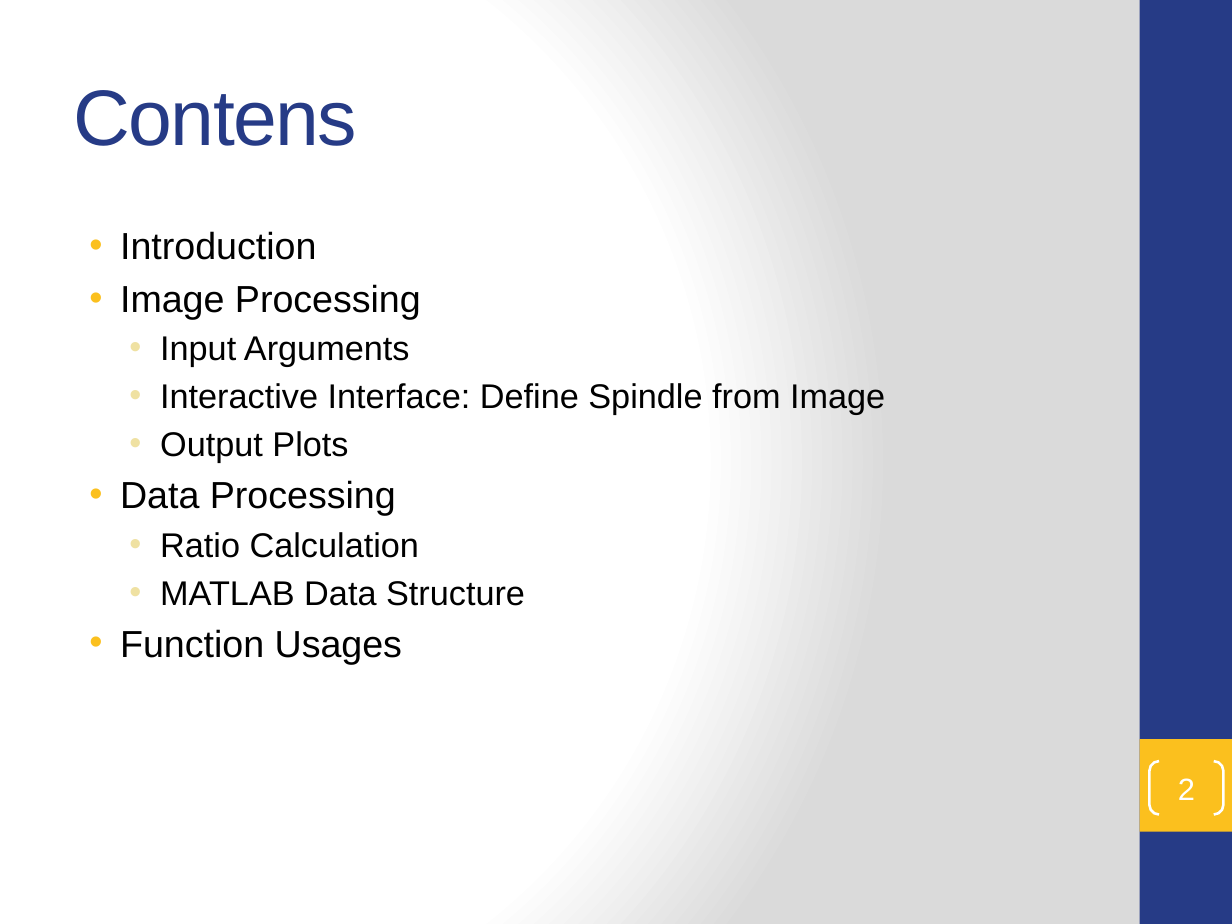
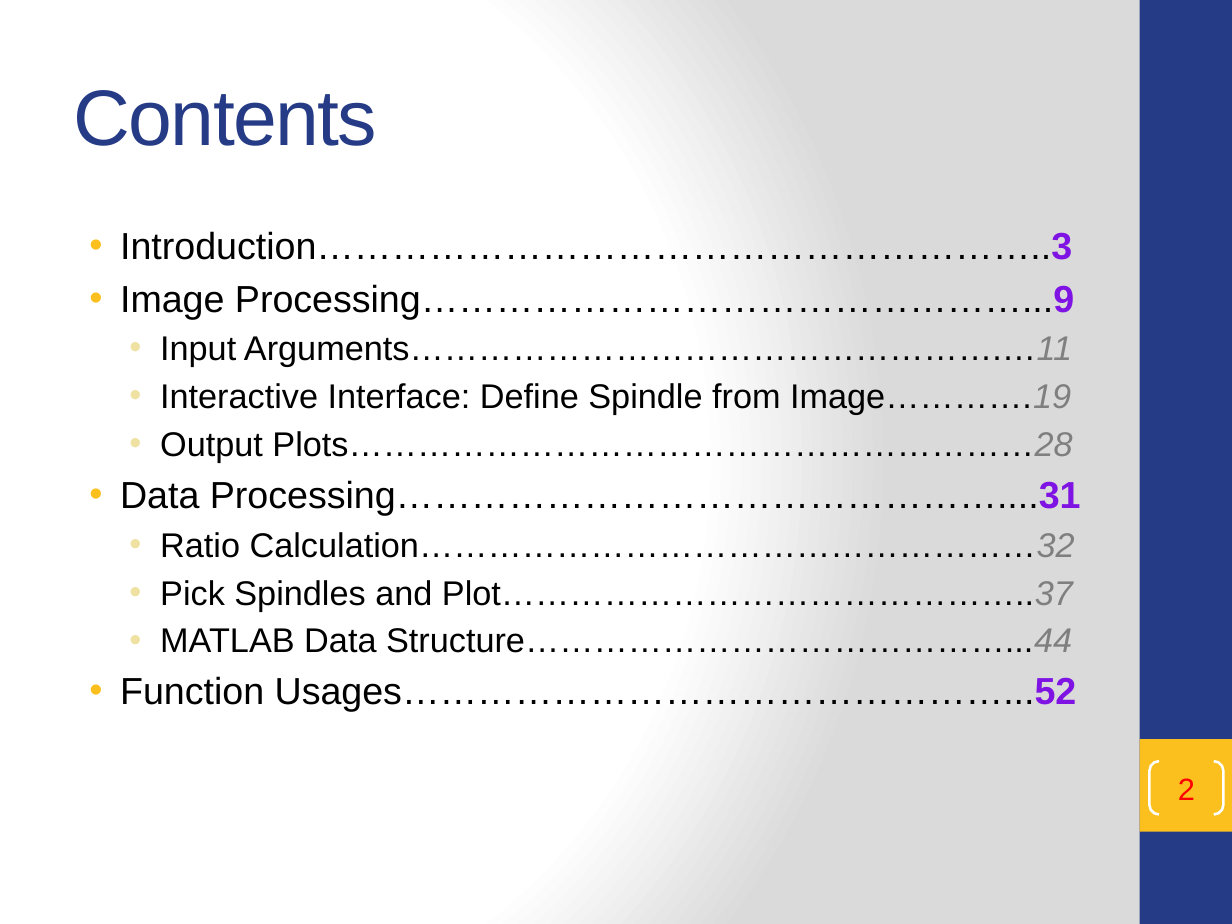
Before and after one commit to t47io/SpindleUtil, a slide deck: slide 2 of Scripts/SpindleQuantify/README.pptx. Drawn at 1232x924 pixels with LibreOffice and Linux fonts; fonts in the diff are those of the drawing. Boxes give left, top, right and bottom in pixels: in the first picture for what was removed or moved away, otherwise in the second. Text is boxed around its words. In the diff, an @@ line names an element or a change of style, - is before the commit and + after.

```diff
--- a/Scripts/SpindleQuantify/README.pptx
+++ b/Scripts/SpindleQuantify/README.pptx
@@ title at (x1=74, y1=90, x2=377, y2=146): text changed @@
-Contens
+Contents
@@ text at (x1=120, y1=231, x2=1081, y2=712): text changed @@
-• Introduction
-• Image Processing
-  • Input Arguments
-  • Interactive Interface: Define Spindle from Image
-  • Output Plots
-• Data Processing
-  • Ratio Calculation
-  • MATLAB Data Structure
-• Function Usages
+• Introduction…………………………………………………..3
+• Image Processing…………………………………………...9
+  • Input Arguments…………………………………………….…11
+  • Interactive Interface: Define Spindle from Image………….19
+  • Output Plots……………………………………………………28
+• Data Processing…………………………………………....31
+  • Ratio Calculation………………………………………………32
+  • Pick Spindles and Plot………………………………………..37
+  • MATLAB Data Structure……………………………………...44
+• Function Usages…………………………………………...52
@@ page number at (x1=1149, y1=761, x2=1223, y2=814): text colour #FFFFFF to #FF0000 @@
```
Also in this commit, not shown: 8 other slides changed, 25 slides added, 2 other files.
